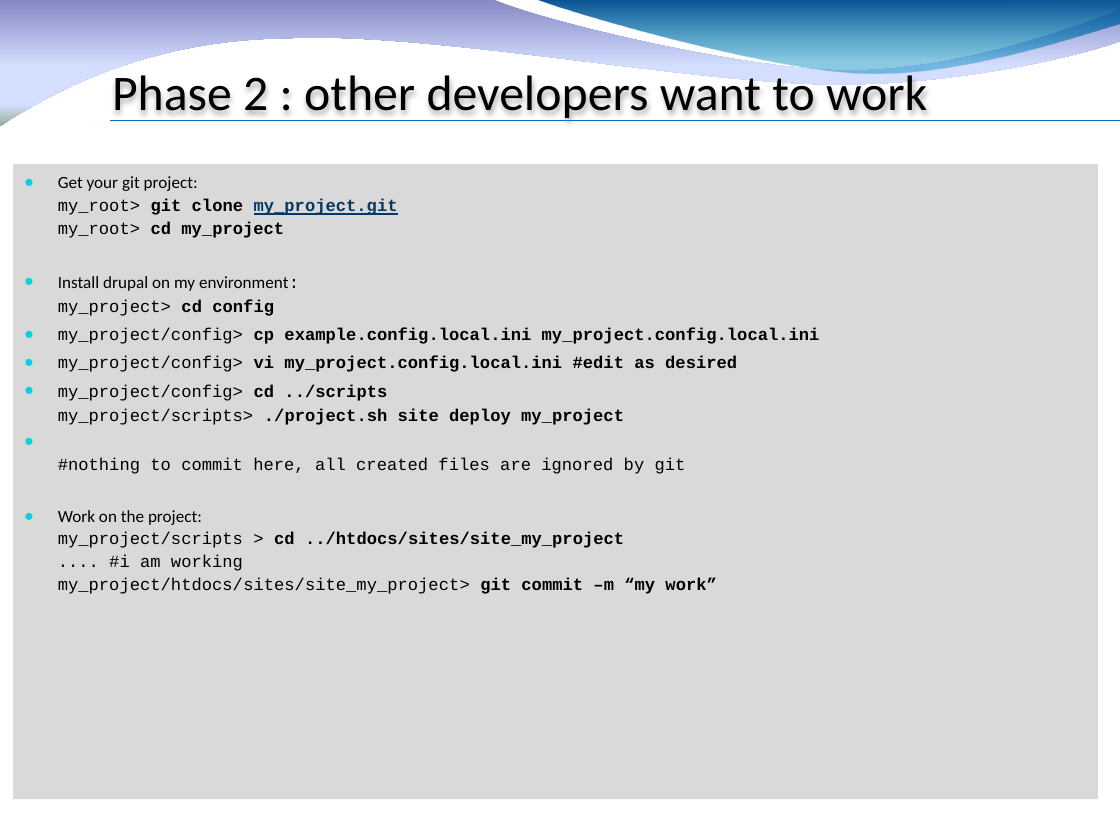
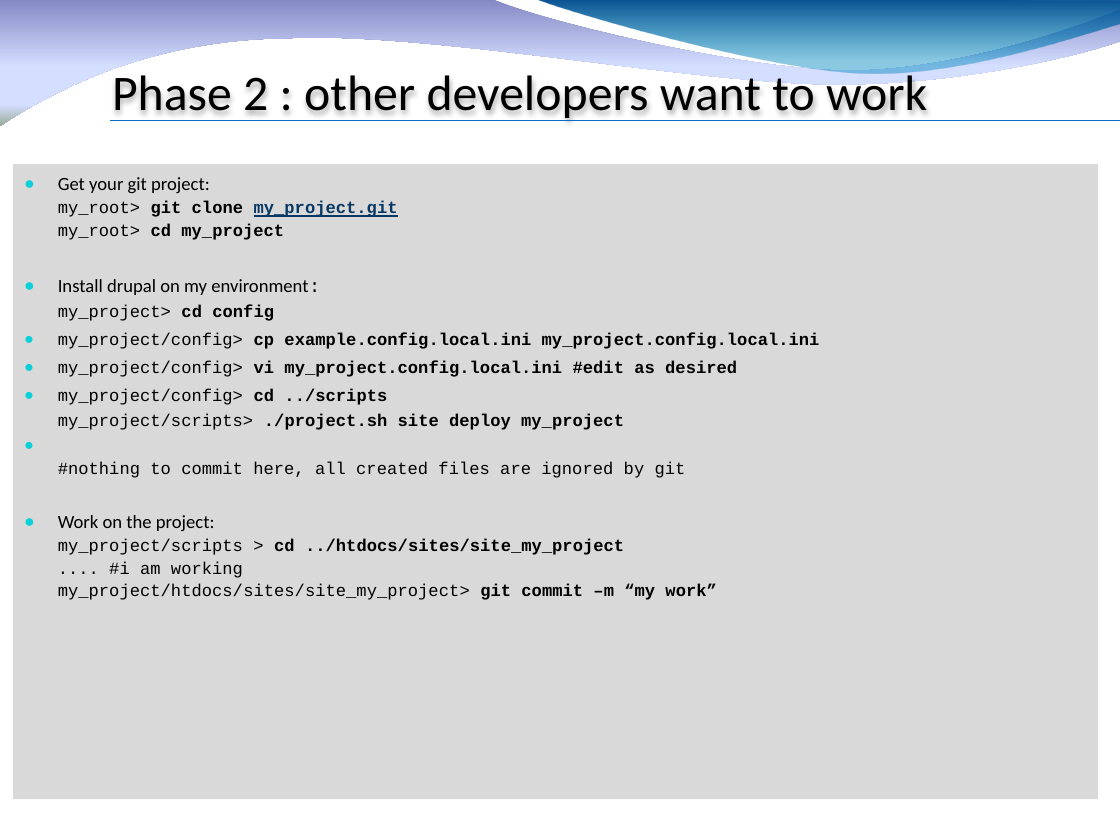
Before and after one commit to fauconv/ctm_drupal7, a slide deck: slide 3 of docs/Drupal 7 CTM factory - workflow.pptx. Drawn at 1120x840 pixels with LibreOffice and Linux fonts; fonts in the diff are those of the drawing; background and template pictures are left out. Boxes give left, top, right and bottom in pixels: in the first picture for what was removed or moved away, otherwise in the second. Text is boxed around its words. In the diff, an @@ line names an element or a change of style, - is before the commit and + after.

```diff
--- a/docs/Drupal 7 CTM factory - workflow.pptx
+++ b/docs/Drupal 7 CTM factory - workflow.pptx
@@ text at [58, 177, 716, 600]: size 11 to 12 pt in "Get your git project:", "Install drupal on my environment:", "Work on the project:" @@
```
Also in this commit, not shown: 2 other slides changed, 14 other files.
